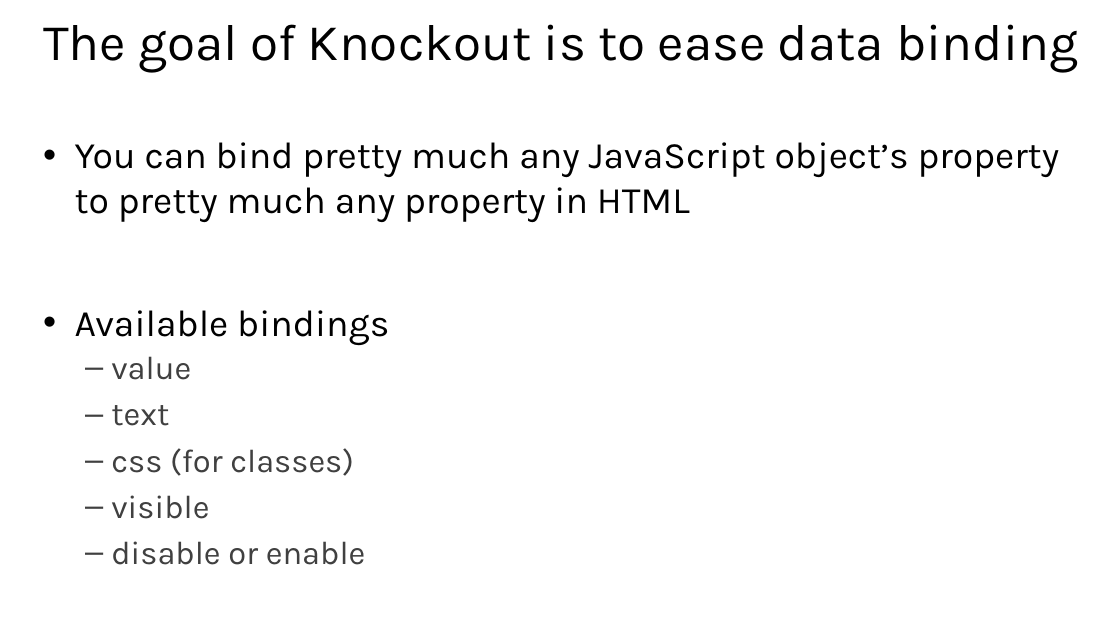
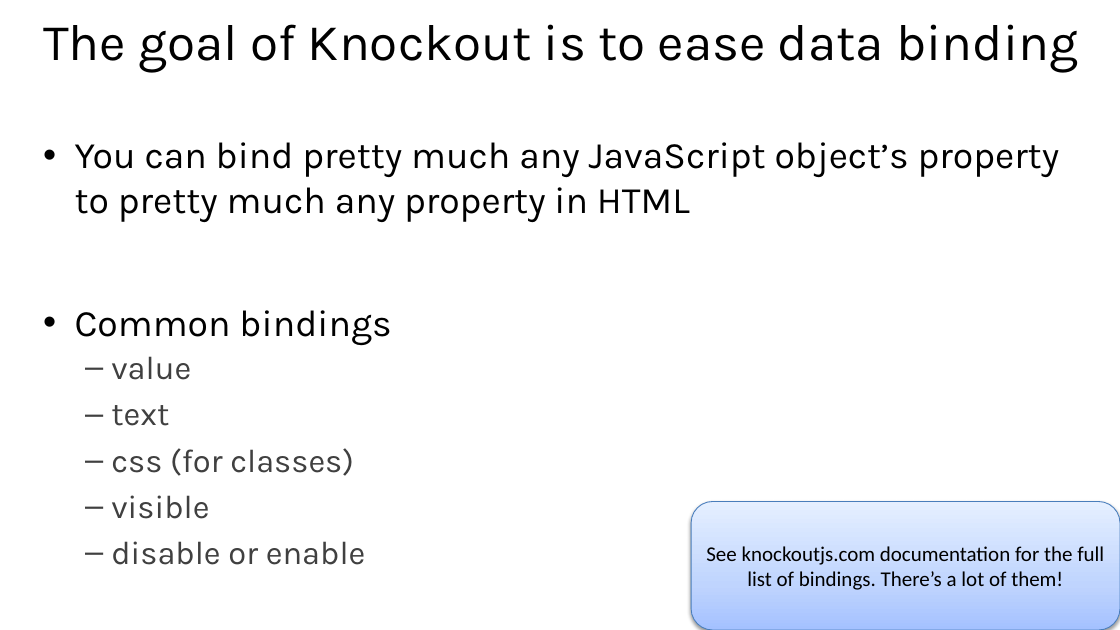
Before and after one commit to jongalloway/Knockout-MVA, a slide deck: slide 7 of Slides/2 - Binding and Models.pptx. Drawn at 1120x630 pixels with LibreOffice and Linux fonts; fonts in the diff are those of the drawing. Boxes give left, top, right and bottom in pixels: in the first picture for what was removed or moved away, otherwise in the second. Text is boxed around its words. In the diff, an @@ line names an element or a change of style, - is before the commit and + after.

```diff
--- a/Slides/2 - Binding and Models.pptx
+++ b/Slides/2 - Binding and Models.pptx
@@ text at [75, 310, 391, 346]: text changed @@
-• Available bindings
+• Common bindings
@@ rounded rectangle added at [691, 502, 1120, 630], fill gradient #A4C4FF to #BFD4FF to #E6EEFF, outline #4B7EBC 0.75 pt, 18 pt, text #000000 @@
+See knockoutjs.com documentation for the full list of bindings. There’s a lot of them!
```
Also in this commit, not shown: 3 other slides changed, 3 other files.
